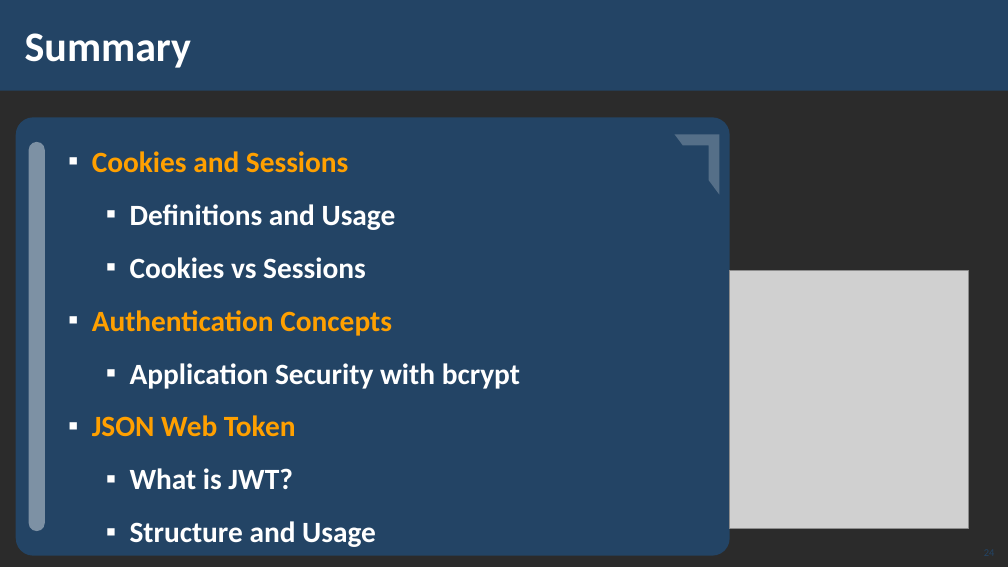
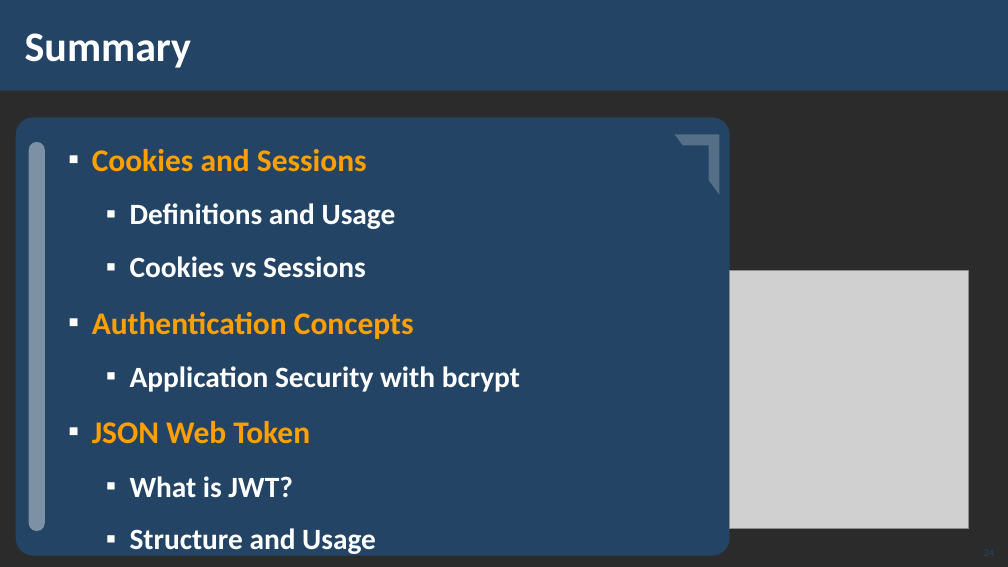
Before and after one commit to ErayErol/Software-University-Courses, a slide deck: slide 24 of 2021.09 - [ JS Back End ]/07 - [ Sessions And Authentication ]/00 - [ Resources ]/Presentation.pptx. Drawn at 1008x567 pixels with LibreOffice and Linux fonts; fonts in the diff are those of the drawing; grey boxes stand for pictures; background and template pictures are left out; a plain dark background stands for a picture behind light text. Boxes give left, top, right and bottom in pixels: in the first picture for what was removed or moved away, otherwise in the second. Text is boxed around its words. In the diff, an @@ line names an element or a change of style, - is before the commit and + after.

```diff
--- a/2021.09 - [ JS Back End ]/07 - [ Sessions And Authentication ]/00 - [ Resources ]/Presentation.pptx
+++ b/2021.09 - [ JS Back End ]/07 - [ Sessions And Authentication ]/00 - [ Resources ]/Presentation.pptx
@@ text at bbox=[92, 149, 414, 444]: size 28 to 30 pt in "Cookies and Sessions", "Authentication Concepts", "JSON Web Token" @@
```
Also in this commit, not shown: 4 other slides changed, 2 slides added, 38 other files.
